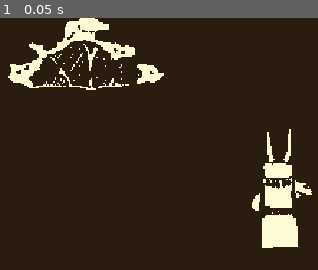
Above: before the commit, frame 1.
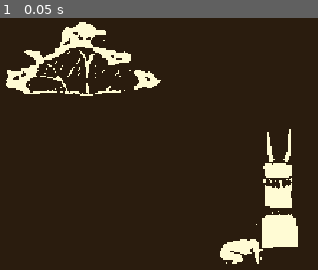
Above: after the commit, the same moment.

Repository: Szilhati-Daniel/HunJam2026-game
Game: Godot game, scene res://altar_scene.tscn
The game is run twice, just before and just after one commit, with the same random seed, the same clock (stepped at 60 frames per second) and the same inputs. Before the commit the project has no main scene; this scene is started directly in both runs.
Inputs:
- Up to frame 1 (0.05 s): no input

The runs differ from the first frame. In frame 1, 5.0% of the frame differs, in the area x 1-99%, y 0-98%.

Commit message:
Started work on idle behaviour ITS SO PEAKgit add .!
xd

Diff:
--- a/altar_scene.tscn
+++ b/altar_scene.tscn
@@ -35,8 +35,17 @@
 transform = Transform3D(1, 0, 0, 0, 0.7071067, 0.7071067, 0, -0.7071067, 0.7071067, 0, 14.906595, 16.28323)
 
 [node name="Player" parent="." unique_id=752145659 instance=ExtResource("1_5o2q7")]
+transform = Transform3D(1, 0, 0, 0, 1, 0, 0, 0, 1, 0, 0.031551123, 0)
 
-[node name="Animal2" parent="." unique_id=630367358 instance=ExtResource("2_e8g2b")]
+[node name="Animal" parent="." unique_id=630367358 instance=ExtResource("2_e8g2b")]
+transform = Transform3D(1, 0, 0, 0, 1, 0, 0, 0, 1, 0, 0.12231195, 0)
+behaviour = 1
+reaction_distance = 6.0
+attack_distance = 1.5
+movement_speed = 1.0
+damage = 10.0
+attack_cooldown = 1.0
+health = 100.0
 
 [node name="Scenery" type="Node" parent="." unique_id=562526141]
 
--- /dev/null
+++ b/player.tscn
@@ -0,0 +1,64 @@
+[gd_scene format=3 uid="uid://bajkjrh2vys1x"]
+
+[ext_resource type="Script" uid="uid://cxv6fusw0mkbd" path="res://scripts/player_controller.gd" id="1_4flbx"]
+[ext_resource type="Texture2D" path="res://softengbot.png" id="2_onrkg"]
+[ext_resource type="Texture2D" uid="uid://ulmev3k243y3" path="res://assets/graphics/testSprites/player/idle/down_sketch/player_idle_down.png" id="3_i3pqv"]
+[ext_resource type="Texture2D" path="res://assets/graphics/testSprites/player/idle/down_sketch - Copy/player_idle_up.png" id="4_2hs0m"]
+[ext_resource type="Texture2D" uid="uid://dmdmy7qycyfap" path="res://assets/graphics/testSprites/player/idle/left_sketch/player_idle_left.png" id="5_1jxqw"]
+[ext_resource type="Texture2D" uid="uid://bl0i572k45xr6" path="res://assets/graphics/testSprites/player/idle/right_sketch/player_idle_right.png" id="6_dw050"]
+
+[sub_resource type="CapsuleShape3D" id="CapsuleShape3D_g4v7s"]
+
+[sub_resource type="StandardMaterial3D" id="StandardMaterial3D_onrkg"]
+
+[sub_resource type="CapsuleMesh" id="CapsuleMesh_g4v7s"]
+material = SubResource("StandardMaterial3D_onrkg")
+
+[sub_resource type="StandardMaterial3D" id="StandardMaterial3D_57qmd"]
+albedo_texture = ExtResource("2_onrkg")
+
+[sub_resource type="BoxMesh" id="BoxMesh_g4v7s"]
+size = Vector3(1, 2.5701904, 1)
+
+[sub_resource type="StandardMaterial3D" id="StandardMaterial3D_i3pqv"]
+transparency = 1
+albedo_texture = ExtResource("3_i3pqv")
+
+[node name="Player" type="CharacterBody3D" unique_id=752145659 groups=["player"]]
+script = ExtResource("1_4flbx")
+
+[node name="CollisionShape3D" type="CollisionShape3D" parent="." unique_id=883774445]
+transform = Transform3D(1, 0, 0, 0, 1, 0, 0, 0, 1, 0, 1, 0)
+shape = SubResource("CapsuleShape3D_g4v7s")
+
+[node name="MeshInstance3D" type="MeshInstance3D" parent="." unique_id=1545846609]
+transform = Transform3D(1, 0, 0, 0, 1, 0, 0, 0, 1, 0, 1, 0)
+visible = false
+mesh = SubResource("CapsuleMesh_g4v7s")
+
+[node name="Area3D" type="Area3D" parent="." unique_id=1221520367]
+
+[node name="MeshInstance3D_debug" type="MeshInstance3D" parent="." unique_id=1164181007]
+transform = Transform3D(1, 0, 0, 0, 1, 0, 0, 0, 1, 0, 0.7850952, 0)
+visible = false
+material_override = SubResource("StandardMaterial3D_57qmd")
+mesh = SubResource("BoxMesh_g4v7s")
+
+[node name="Facing_Towards" type="Sprite3D" parent="." unique_id=136471018]
+transform = Transform3D(0.5, 0, 0, 0, 0.5, 0, 0, 0, 0.5, -0.007, 2, 0)
+material_override = SubResource("StandardMaterial3D_i3pqv")
+texture = ExtResource("3_i3pqv")
+
+[node name="Facing_Away" type="Sprite3D" parent="." unique_id=92259554]
+transform = Transform3D(0.5, 0, 0, 0, 0.5, 0, 0, 0, 0.5, -0.007, 1.7, 0)
+texture = ExtResource("4_2hs0m")
+
+[node name="Facing_Left" type="Sprite3D" parent="." unique_id=1558183465]
+transform = Transform3D(0.5, 0, 0, 0, 0.5, 0, 0, 0, 0.5, 0.243, 1.7, 0)
+texture = ExtResource("5_1jxqw")
+
+[node name="Facing_Right" type="Sprite3D" parent="." unique_id=1300462177]
+transform = Transform3D(0.5, 0, 0, 0, 0.5, 0, 0, 0, 0.5, -0.213, 1.7, 0)
+texture = ExtResource("6_dw050")
+
+[connection signal="area_entered" from="Area3D" to="." method="_on_area_3d_area_entered"]
--- a/prefabs/animal.tscn
+++ b/prefabs/animal.tscn
@@ -13,6 +13,13 @@
 
 [node name="Animal" type="CharacterBody3D" unique_id=630367358]
 script = ExtResource("1_fb3t6")
+behaviour = null
+reaction_distance = null
+attack_distance = null
+movement_speed = null
+damage = null
+attack_cooldown = null
+health = null
 
 [node name="MeshInstance3D" type="MeshInstance3D" parent="." unique_id=1086384340]
 visible = false
--- a/project.godot
+++ b/project.godot
@@ -11,6 +11,7 @@
 [application]
 
 config/name="godotGame"
+run/main_scene="uid://d38oiseso0r5s"
 config/features=PackedStringArray("4.7", "Forward Plus")
 config/icon="res://icon.svg"
 
--- a/scripts/animal_behaviour.gd
+++ b/scripts/animal_behaviour.gd
@@ -10,9 +10,11 @@
 @export var reaction_distance : float = 6.0
 @export var attack_distance : float = 1.5
 @export var movement_speed : float = 1.0
+@export var idle_movement_speed : float = 2.0
 @export var damage : float = 10.0
 @export var attack_cooldown : float = 1.0
 @export var health : float = 100.0
+var idle_direction
 var last_direction = Vector3(0,0,0) # so its facing down when it spawns
 
 var player : Node3D
@@ -36,14 +38,13 @@
 		player.global_position
 	)
 	if distance > reaction_distance:
-		stop_movement()
-		return
-
-	match behaviour:
-		Behaviour.COWARDLY:
-			cowardly()
-		Behaviour.AGGRESSIVE:
-			aggressive(distance)
+		idle_movement()
+	else:
+		match behaviour:
+			Behaviour.COWARDLY:
+				cowardly()
+			Behaviour.AGGRESSIVE:
+				aggressive(distance)
 	velocity = velocity.normalized() * movement_speed
 	change_sprite(velocity)
 	move_and_slide()
@@ -103,7 +104,15 @@
 	self.velocity.z = 0.0
 
 func idle_movement() -> void:
-	return
+	var angle = randf_range(0.0, TAU)
+	idle_direction = Vector3(
+		cos(angle),
+		0,
+		sin(angle)
+	)
+	self.velocity.x = idle_direction.x * idle_movement_speed
+	self.velocity.z = idle_direction.z * idle_movement_speed
+
 
 func attack_player() -> void:
 	if not can_attack:
